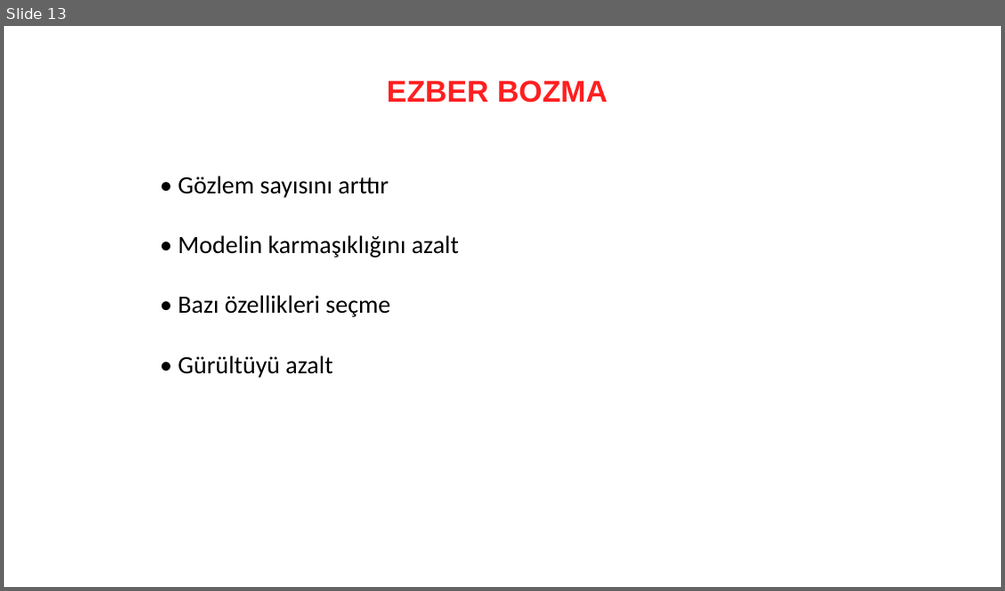
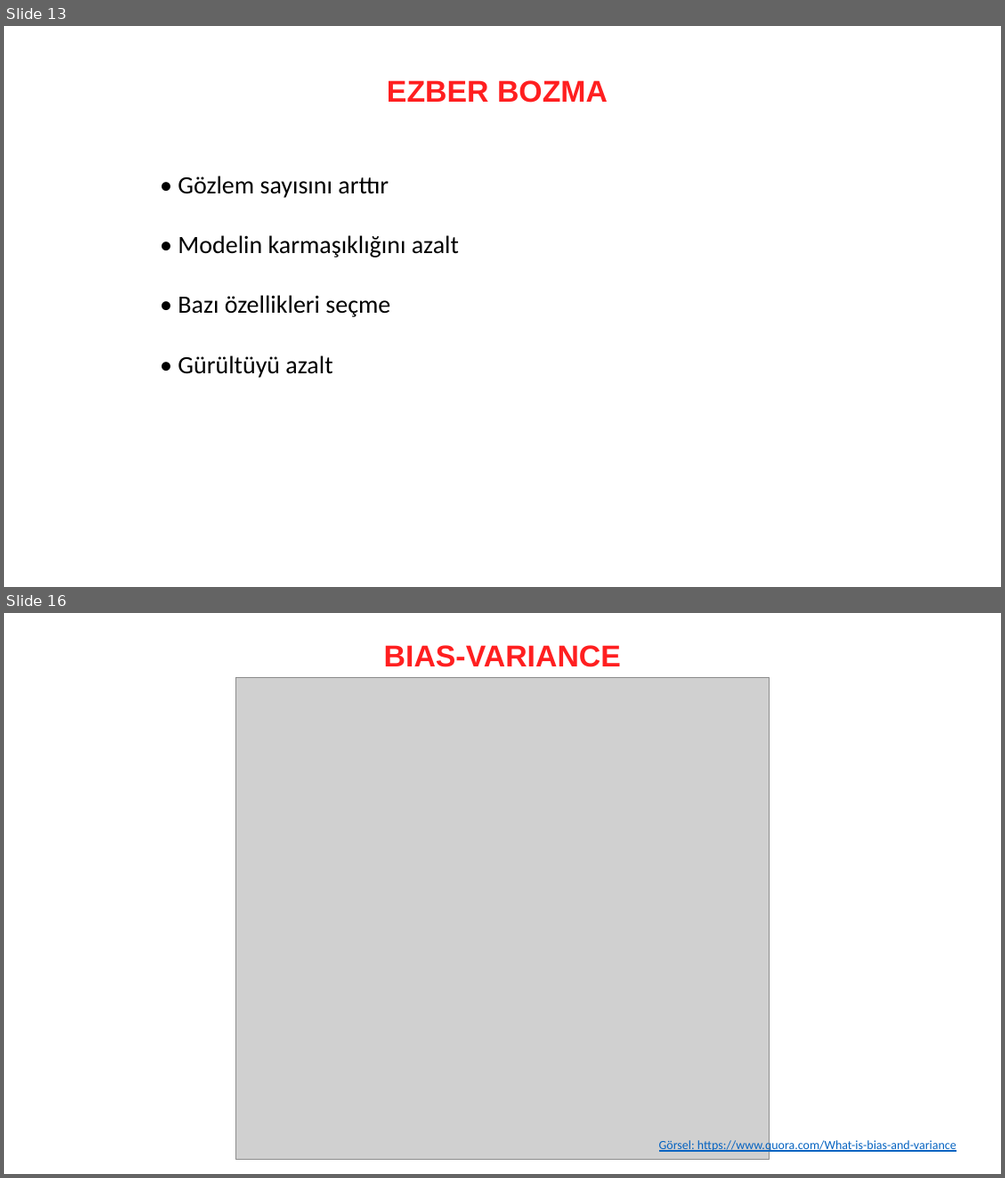
Before and after one commit to erkansirin78/machine-learning-with-python, a slide deck: presentations/04_ML_Önemli_Hususlar.pptx. Shown one above the other, each under a label of ours: slide 13 before the commit, slides 13 and 16 after it; the slides between them are not shown. The pictures are 1005x591 and 1005x1178 pixels, drawn with LibreOffice and Linux fonts; fonts in the diff are those of the drawing; grey boxes stand for pictures. Boxes give left, top, right and bottom in pixels: in the first picture for what was removed or moved away, otherwise in the second. Text is boxed around its words. In the diff, an @@ line names an element or a change of style, - is before the commit and + after.

```diff
--- a/presentations/04_ML_Önemli_Hususlar.pptx
+++ b/presentations/04_ML_Önemli_Hususlar.pptx
@@ slide 16 added at (4, 613, 1001, 1174), background #FFFFFF @@
@@ text added at (384, 645, 621, 667), 29 pt, text #FF1F20, bold @@
+  BIAS-VARIANCE
@@ picture added at (235, 677, 769, 1159) @@
@@ text added at (659, 1138, 956, 1152), 12 pt, text #0563C1, underline @@
+Görsel: https://www.quora.com/What-is-bias-and-variance
```
Also in this commit, not shown: 1 slide changed, 2 other slides added, 7 other files.
